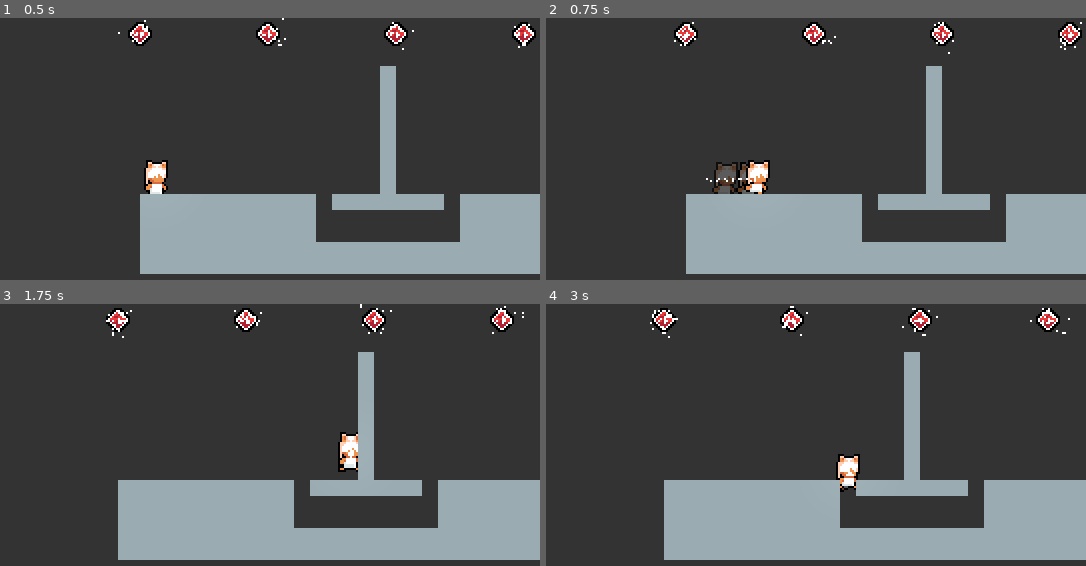
Above: before the commit, frames 1-4 (two rows, left to right).
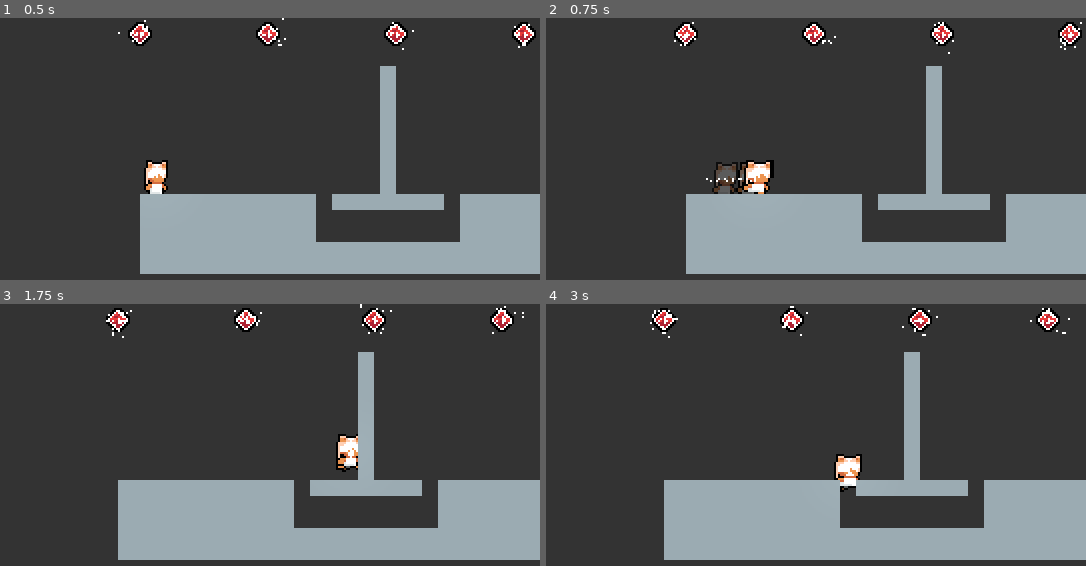
Above: after the commit, the same moments.

Repository: PromisedRain/Planeswalker
Game: Godot game, scene res://src/scenes/main.tscn
Two runs of this game, one before a commit and one after it. Both use one fixed random seed, a clock stepped at 60 frames per second and the inputs below. The engine's default icon, where the game draws it, is replaced by a stand-in: a white triangle on a blue panel in a dark square.
Inputs:
- Up to frame 1 (0.5 s): no input
- Up to frame 2 (0.75 s): hold D (right) from 0.53 s (still down); tap X (dash) at 0.6 s
- Up to frame 3 (1.75 s): keep holding D (right); tap Space (jump) at 0.77, 0.8, 1.07, 1.35, 1.52 s; tap X (dash) at 1.55 s
- Up to frame 4 (3 s): tap Space (jump) at 1.82, 2.3 s; release D (right) at 2.03 s; hold A (left) 2.03-2.78 s; hold Z (climb) 2.03-2.78 s; hold D (right) from 2.78 s (still down); tap X (dash) at 2.85 s

Frame 1 is identical in both runs. In frame 2, 0.3% of the frame differs, in the area x 36-43%, y 54-68%; in frame 3, 0.2%; in frame 4, 0.2%.

Commit message:
worked more on player, tweaked more stuff

Diff:
--- a/src/scenes/gameObjects/player/player.gd
+++ b/src/scenes/gameObjects/player/player.gd
@@ -452,6 +452,7 @@
 	totalDashes = max(0, totalDashes - 1)
 	isDashing = true
 	dashParticles.emitting = true
+	sprite.scale = bodySquashVec
 
 	dashLengthTimer = dashLengthTime
 	dashCooldownTimer = dashCooldownTime
@@ -517,6 +518,7 @@
 
 #superjump
 func st_super_jump(delta: float) -> void:
+	velocity.x = superJumpX * dashDir.x
 
 	if dashTrailTimer > 0:
 		dashTrailTimer -= delta
@@ -541,9 +543,8 @@
 	else:
 		dashDir = lastDir
 
-	#dashParticles.direction = dashDir.normalized()
-	#velocity.y = jumpHeight
-	#velocity.x = superJumpX * dashDir.x
+	dashParticles.direction = dashDir.normalized()
+	velocity.y = jumpHeight
 
 func st_leave_super_jump(delta: float = 0) -> void:
 	isSuperJumping = false
--- a/src/scenes/gameObjects/player/player.tscn
+++ b/src/scenes/gameObjects/player/player.tscn
@@ -284,11 +284,11 @@
 [sub_resource type="RectangleShape2D" id="RectangleShape2D_ocmmf"]
 size = Vector2(7, 15)
 
+[sub_resource type="RectangleShape2D" id="RectangleShape2D_mvywc"]
+size = Vector2(7, 15)
+
 [sub_resource type="RectangleShape2D" id="RectangleShape2D_83qob"]
 size = Vector2(7, 7)
-
-[sub_resource type="RectangleShape2D" id="RectangleShape2D_mvywc"]
-size = Vector2(7, 15)
 
 [sub_resource type="Gradient" id="Gradient_dsnpq"]
 offsets = PackedFloat32Array(0, 0.641509)
@@ -328,6 +328,32 @@
 debug_color = Color(0.721569, 0, 0.164706, 0.439216)
 metadata/_edit_lock_ = true
 
+[node name="WallSlideRaycasts" type="Node2D" parent="."]
+metadata/_edit_lock_ = true
+
+[node name="TopRight" type="RayCast2D" parent="WallSlideRaycasts"]
+position = Vector2(0, -15)
+target_position = Vector2(-5, 0)
+metadata/_edit_lock_ = true
+
+[node name="TopLeft" type="RayCast2D" parent="WallSlideRaycasts"]
+position = Vector2(0, -15)
+target_position = Vector2(5, 0)
+metadata/_edit_lock_ = true
+
+[node name="BottomRight" type="RayCast2D" parent="WallSlideRaycasts"]
+target_position = Vector2(5, 0)
+metadata/_edit_lock_ = true
+
+[node name="BottomLeft" type="RayCast2D" parent="WallSlideRaycasts"]
+target_position = Vector2(-5, 0)
+metadata/_edit_lock_ = true
+
+[node name="NormalCollisionBox" type="CollisionShape2D" parent="."]
+position = Vector2(0, -8)
+shape = SubResource("RectangleShape2D_mvywc")
+metadata/_edit_lock_ = true
+
 [node name="DuckCollisionBox" type="CollisionShape2D" parent="."]
 position = Vector2(0, -4)
 shape = SubResource("RectangleShape2D_83qob")
@@ -341,32 +367,6 @@
 position = Vector2(0, -8)
 texture = ExtResource("2_d5ssh")
 hframes = 8
-metadata/_edit_lock_ = true
-
-[node name="NormalCollisionBox" type="CollisionShape2D" parent="."]
-position = Vector2(0, -8)
-shape = SubResource("RectangleShape2D_mvywc")
-metadata/_edit_lock_ = true
-
-[node name="WallSlideRaycasts" type="Node2D" parent="."]
-metadata/_edit_lock_ = true
-
-[node name="TopRight" type="RayCast2D" parent="WallSlideRaycasts"]
-position = Vector2(0, -15)
-target_position = Vector2(-5, 0)
-metadata/_edit_lock_ = true
-
-[node name="TopLeft" type="RayCast2D" parent="WallSlideRaycasts"]
-position = Vector2(0, -15)
-target_position = Vector2(5, 0)
-metadata/_edit_lock_ = true
-
-[node name="BottomRight" type="RayCast2D" parent="WallSlideRaycasts"]
-target_position = Vector2(5, 0)
-metadata/_edit_lock_ = true
-
-[node name="BottomLeft" type="RayCast2D" parent="WallSlideRaycasts"]
-target_position = Vector2(-5, 0)
 metadata/_edit_lock_ = true
 
 [node name="Light" type="PointLight2D" parent="."]
